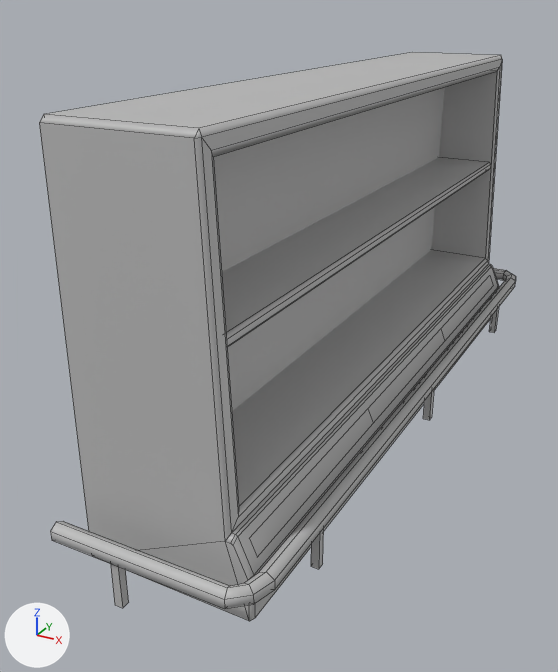
An edit to the FBX model Assets/Props/Stella_02.fbx, drawn before and after from the same camera.
The view is the same before and after, from a 50 mm camera at (1.67, -4.12, 2.4) aimed at (-0.36, -0.43, 0.55). The lights are fixed; the arrows at lower left show +X, +Y and +Z. Mesh edges are drawn as thin lines. Where no turn or scale is listed for an object, it has been applied to the vertices.

Before the edit, the objects in view are built like this:
```python
me_mesh = bpy.data.meshes.new('Mesh')
me_mesh.from_pydata(...)  # 166 vertices, 127 faces; spans x -0.5..0.5, y -2.22..2.22, z 0.0..2.0
me_mesh.materials.append(mat_lambert1)  # grey #bcbcbc
ob_stella_02 = bpy.data.objects.new('Stella_02', me_mesh)
ob_stella_02.location = (0.0, 0.0, 0.0)
```
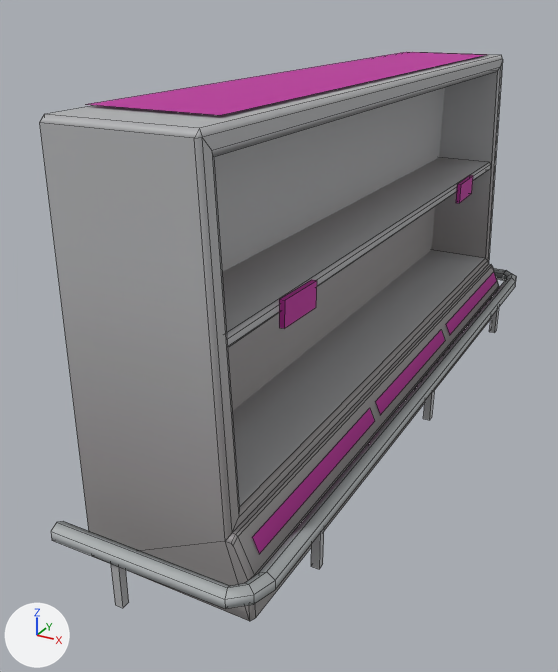
Commit message: add marks on stands

Where the newer file only moved an object's origin or applied its transform, the numbers keep the older frame.

Edits to the bpy script that builds the scene:
```text
Add img_tex_stell_png:
    img_tex_stell_png = load_image('tex_stell.png', '../Textures/tex_stell.png', 1024, 1024, 'sRGB')
Add mat_phong1:
    mat_phong1 = principled_material('phong1')
    mat_phong1.texture = img_tex_stell_png
    mat_phong1.roughness = 0.553
Add mat_marks:
    mat_marks = principled_material('marks')
    mat_marks.base_color = (0.5, 0.0225, 0.335)  # pink #bc299d
    mat_marks.roughness = 0.749
Change me_mesh:
    used by ob_stella_02; location = (0.0, 0.0, 0.0)
    remove me_mesh.from_pydata(...)  # 166 vertices, 127 faces; spans x -0.5..0.5, y -2.22..2.22, z 0.0..2.0
    add me_mesh.from_pydata(...)  # 154 vertices, 114 faces; spans x -0.5..0.5, y -2.22..2.22, z 0.0..2.0
    me_mesh part 1: the loose piece of 4 vertices spanning x 0.32..0.35, y -0.66..0.59, z 0.27..0.35 is deleted
    me_mesh part 2: the loose piece of 4 vertices spanning x 0.32..0.35, y 0.59..1.85, z 0.27..0.35 is deleted
    me_mesh part 3: the loose piece of 4 vertices spanning x 0.32..0.35, y -1.91..-0.66, z 0.27..0.35 is deleted
    me_mesh part 4: 114 faces spanning x -0.5..0.5, y -2.22..2.22, z 0.0..2.0 switch from mat_lambert1 (grey #bcbcbc) to mat_phong1 (picture img_tex_stell_png)
Add me_mesh_001:
    me_mesh_001.from_pydata(...)  # 32 vertices, 16 faces; spans x -0.42..0.42, y -1.92..1.92, z 0.28..2.01
    me_mesh_001.materials.append(mat_marks)  # pink #bc299d
Add ob_polysurface1:
    ob_polysurface1 = bpy.data.objects.new('polySurface1', me_mesh_001)
    ob_polysurface1.location = (-0.065, 0.016, 0.0)
```

Where the change shows, as pixel boxes (x1, y1, x2, y2) in the pictures (558 x 672 px):
'Stella_02', reshaped: before (39, 52, 516, 621); after (39, 55, 516, 621)
'polySurface1', added (pink): after (86, 52, 497, 554)
part 1 of me_mesh, deleted: before (368, 329, 445, 423)
part 2 of me_mesh, deleted: before (441, 275, 493, 340)
part 3 of me_mesh, deleted: before (249, 409, 373, 557)
part 4 of me_mesh, recoloured: (40, 55, 516, 621) in both
